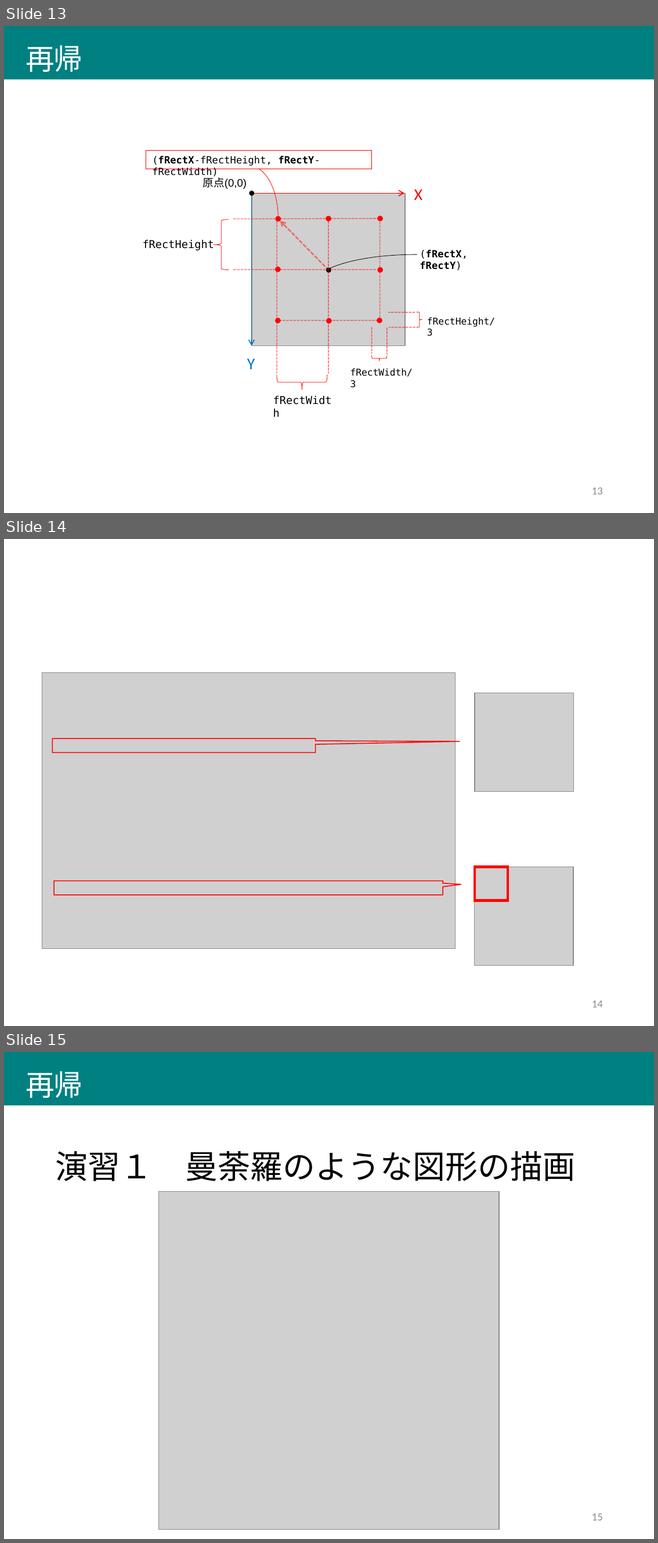
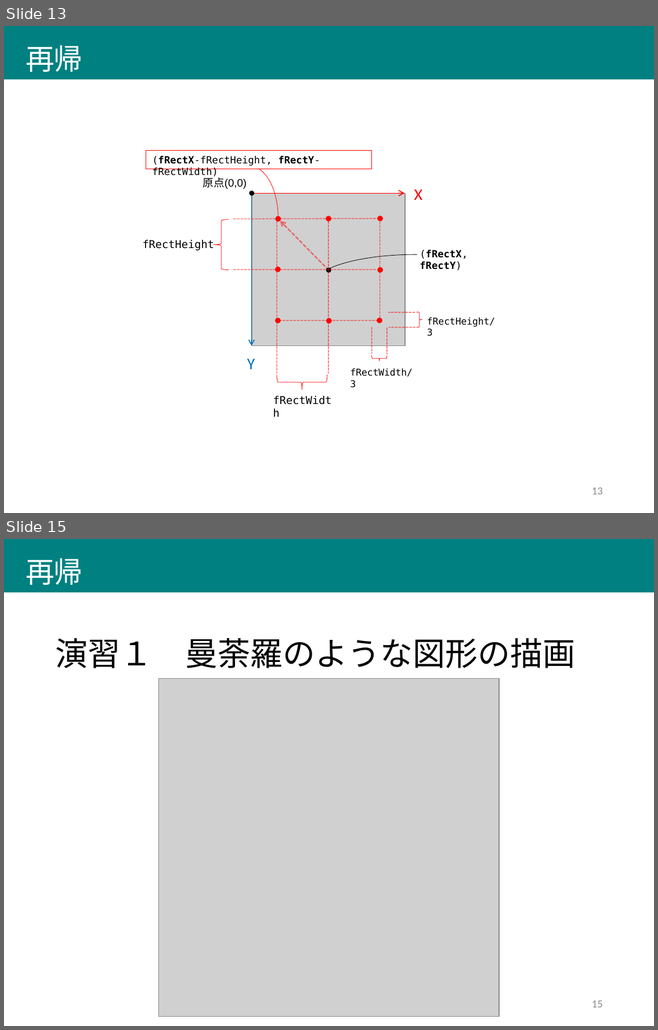
Before and after one commit to afukushimagit/afukushimagit.github.io, a slide deck: images/recursive/図素材.pptx. Shown one above the other, each under a label of ours: slides 13, 14 and 15 before the commit, slides 13 and 15 after it; the slides between them are not shown. The pictures are 658x1543 and 658x1030 pixels, drawn with LibreOffice and Linux fonts; fonts in the diff are those of the drawing; grey boxes stand for pictures. Boxes give left, top, right and bottom in pixels: in the first picture for what was removed or moved away, otherwise in the second. Text is boxed around its words. In the diff, an @@ line names an element or a change of style, - is before the commit and + after.

```diff
--- a/images/recursive/図素材.pptx
+++ b/images/recursive/図素材.pptx
@@ slide 14 removed at [4, 539, 654, 1026], background #FFFFFF @@
@@ picture removed at [42, 673, 455, 949] @@
@@ picture removed at [474, 693, 573, 792] @@
@@ speech box removed at [52, 739, 315, 752] @@
@@ picture removed at [474, 867, 573, 966] @@
@@ rectangle removed at [474, 867, 507, 901] @@
@@ speech box removed at [54, 881, 442, 896] @@
@@ page number removed at [592, 1001, 603, 1008] @@
-14
```
Also in this commit, not shown: 1 slide added, 2 other files.
